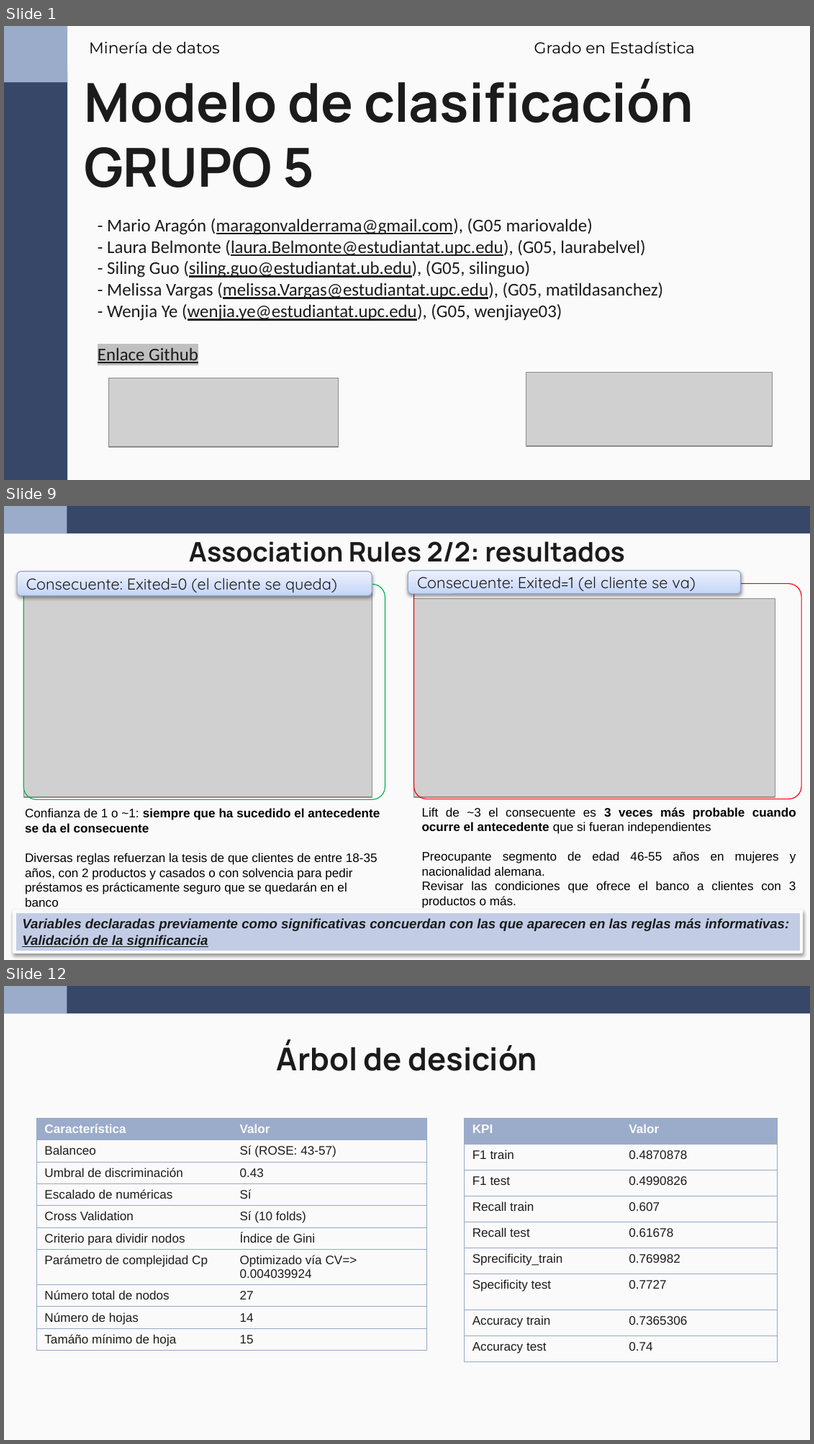
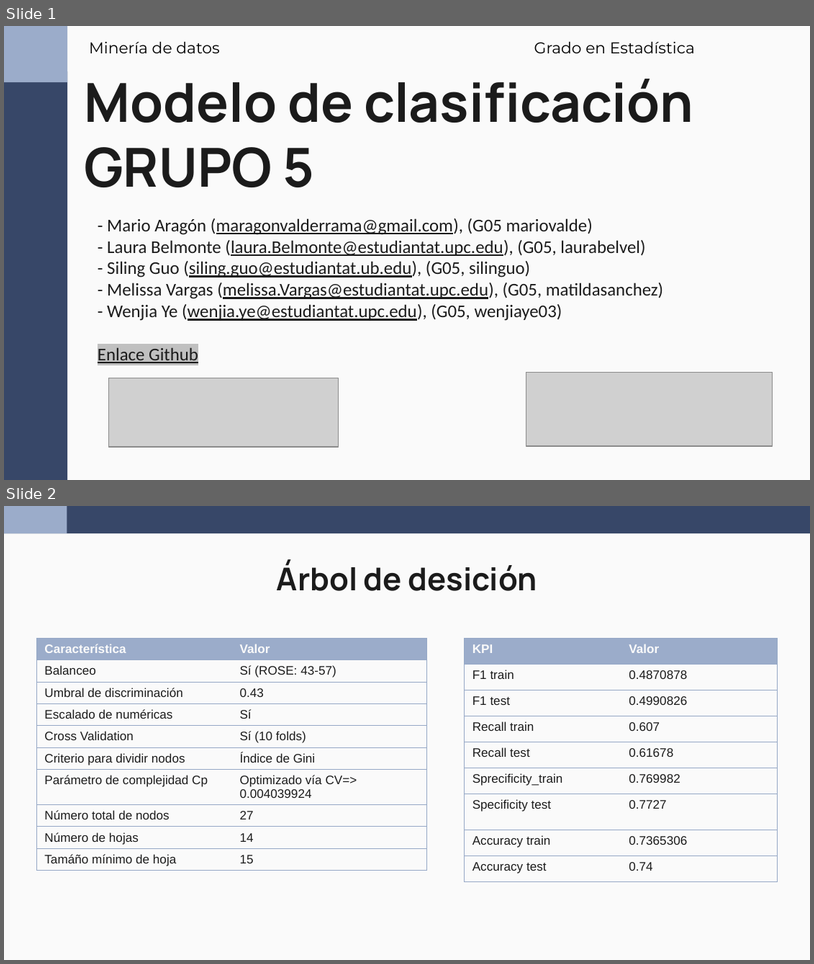
Before and after one commit to wen2111/Mineria, a slide deck: Entrega_2/00.REPORTE/Reporte_Grupo5.pptx. Shown one above the other, each under a label of ours: slides 1, 9 and 12 before the commit, slides 1 and 2 after it; the slides between them are not shown. The pictures are 814x1444 and 814x964 pixels, drawn with LibreOffice and Linux fonts; fonts in the diff are those of the drawing; grey boxes stand for pictures. Boxes give left, top, right and bottom in pixels: in the first picture for what was removed or moved away, otherwise in the second. Text is boxed around its words. In the diff, an @@ line names an element or a change of style, - is before the commit and + after.

```diff
--- a/Entrega_2/00.REPORTE/Reporte_Grupo5.pptx
+++ b/Entrega_2/00.REPORTE/Reporte_Grupo5.pptx
@@ slide 9 removed at (x1=4, y1=506, x2=810, y2=960), background #FAFAFA; not listed: 2 template elements that a slide beside it also shows @@
@@ title removed at (x1=189, y1=541, x2=625, y2=562) @@
-Association Rules 2/2: resultados
@@ rounded rectangle removed at (x1=17, y1=572, x2=372, y2=595) @@
-Consecuente: Exited=0 (el cliente se queda)
@@ picture removed at (x1=23, y1=592, x2=372, y2=797) @@
@@ rounded rectangle removed at (x1=23, y1=584, x2=385, y2=800) @@
@@ rounded rectangle removed at (x1=408, y1=571, x2=741, y2=594) @@
-Consecuente: Exited=1 (el cliente se va)
@@ rounded rectangle removed at (x1=414, y1=584, x2=802, y2=799) @@
@@ picture removed at (x1=414, y1=599, x2=775, y2=797) @@
@@ text removed at (x1=25, y1=808, x2=380, y2=906) @@
-Confianza de 1 o ~1: siempre que ha sucedido el antecedente se da el consecuente
-Diversas reglas refuerzan la tesis de que clientes de entre 18-35 años, con 2 productos y casados o con solvencia para pedir préstamos es prácticamente seguro que se quedarán en el banco
@@ text removed at (x1=422, y1=807, x2=797, y2=908) @@
-Lift de ~3 el consecuente es 3 veces más probable cuando ocurre el antecedente que si fueran independientes
-Preocupante segmento de edad 46-55 años en mujeres y nacionalidad alemana.
-Revisar las condiciones que ofrece el banco a clientes con 3 productos o más.
@@ rectangle removed at (x1=15, y1=911, x2=802, y2=951) @@
-Variables declaradas previamente como significativas concuerdan con las que aparecen en las reglas más informativas: Validación de la significancia
@@ what was slide 12 is now slide 2 @@
```
Also in this commit, not shown: 1 slide changed, 5 slides added, 14 other slides removed, 9 other files.
